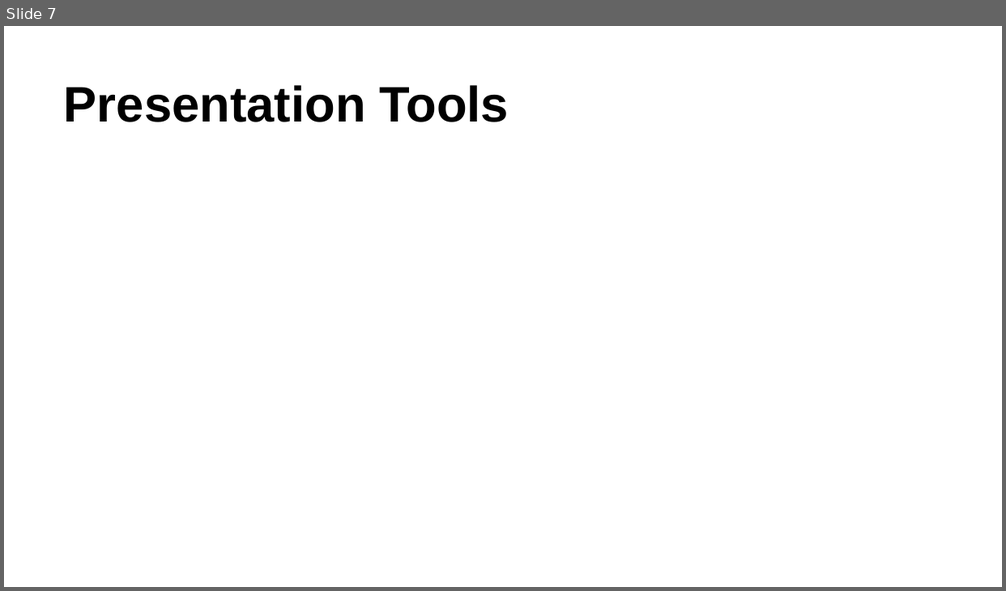
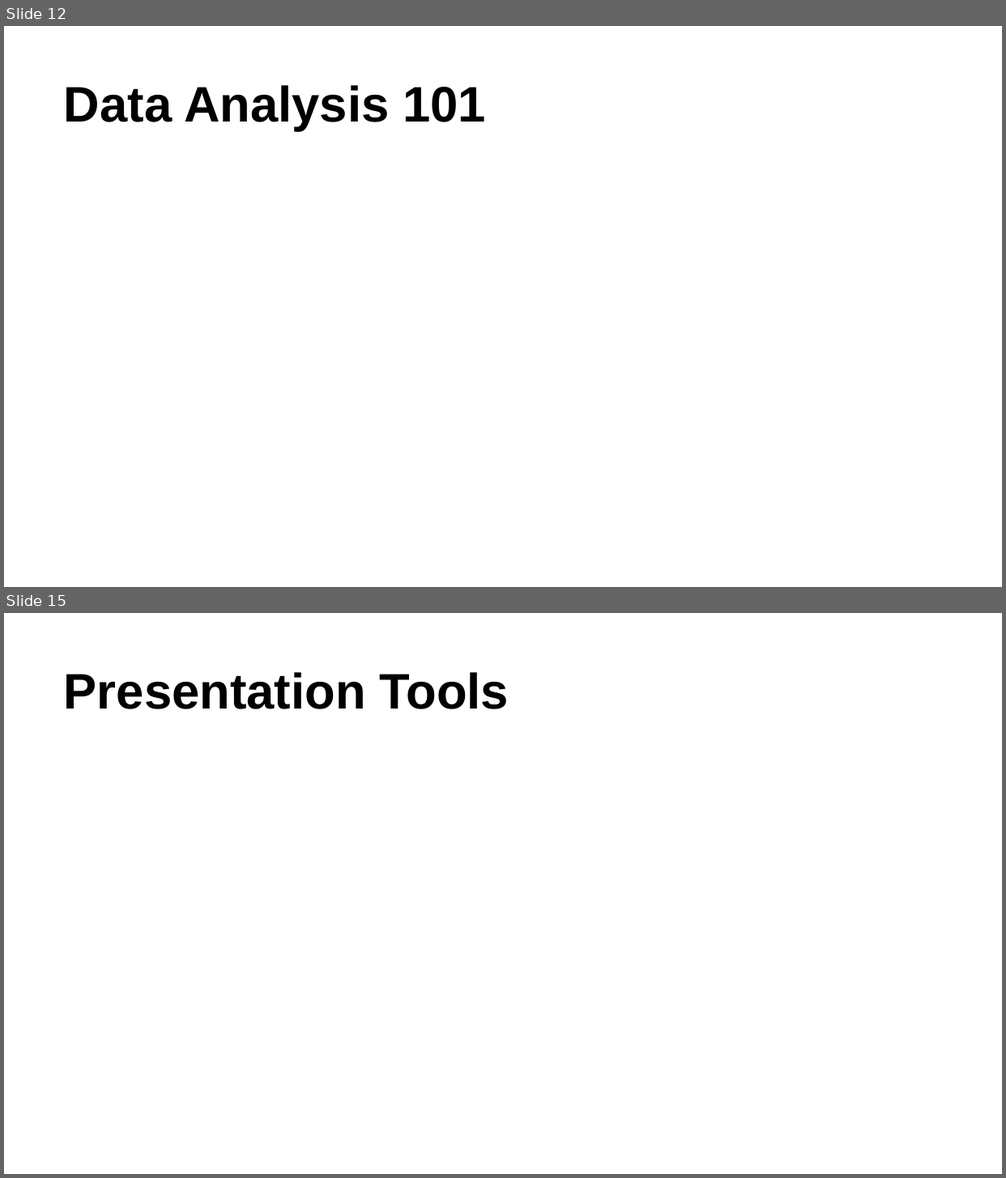
Before and after one commit to qwwqwwq/IPEDS, a slide deck: Data Analysis and Presentation.pptx. Shown one above the other, each under a label of ours: slide 7 before the commit, slides 12 and 15 after it; the slides between them are not shown. The pictures are 1006x591 and 1006x1178 pixels, drawn with LibreOffice and Linux fonts; fonts in the diff are those of the drawing. Boxes give left, top, right and bottom in pixels: in the first picture for what was removed or moved away, otherwise in the second. Text is boxed around its words. In the diff, an @@ line names an element or a change of style, - is before the commit and + after.

```diff
--- a/Data Analysis and Presentation.pptx
+++ b/Data Analysis and Presentation.pptx
@@ slide 12 added at (4,26,1002,587), background #FFFFFF @@
@@ title added at (64,85,486,131), 36 pt, text #000000, bold @@
+Data Analysis 101
@@ what was slide 7 is now slide 15 @@
```
Also in this commit, not shown: 5 slides changed, 10 other slides added, 1 slide removed, 3 other files.
